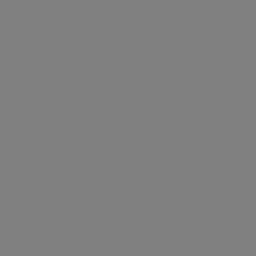
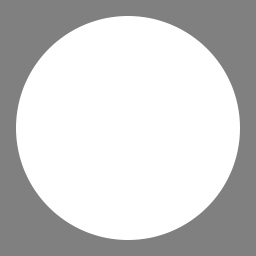
Revision of a layered 256x256 image; what changed, layer by layer:
showed "Circle" over [16, 16, 240, 240]
